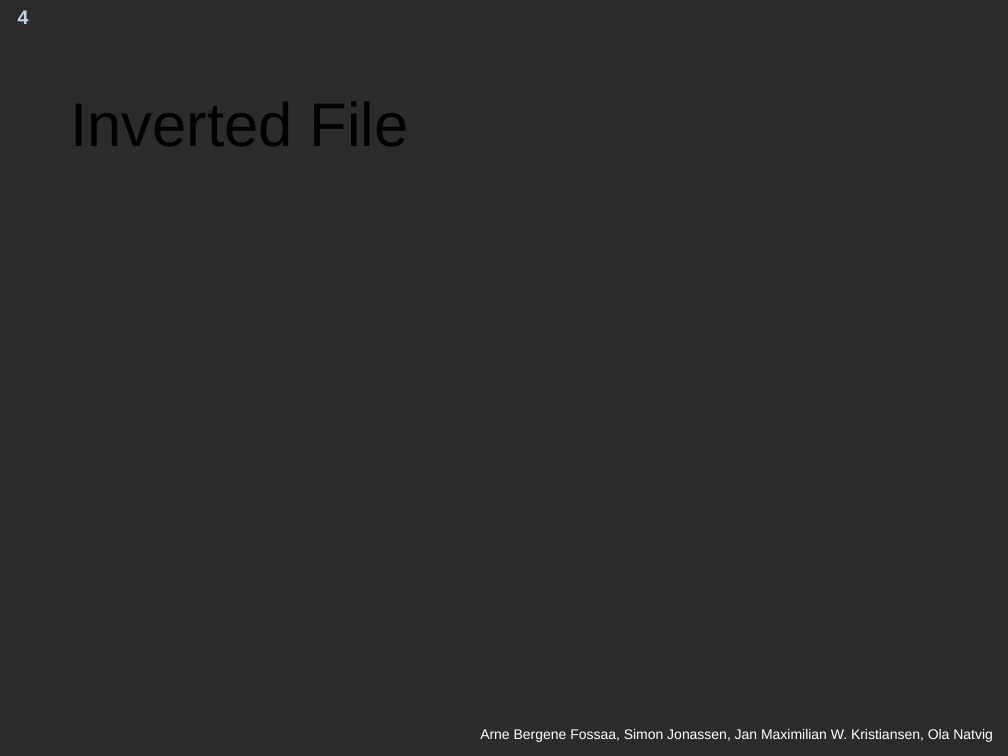
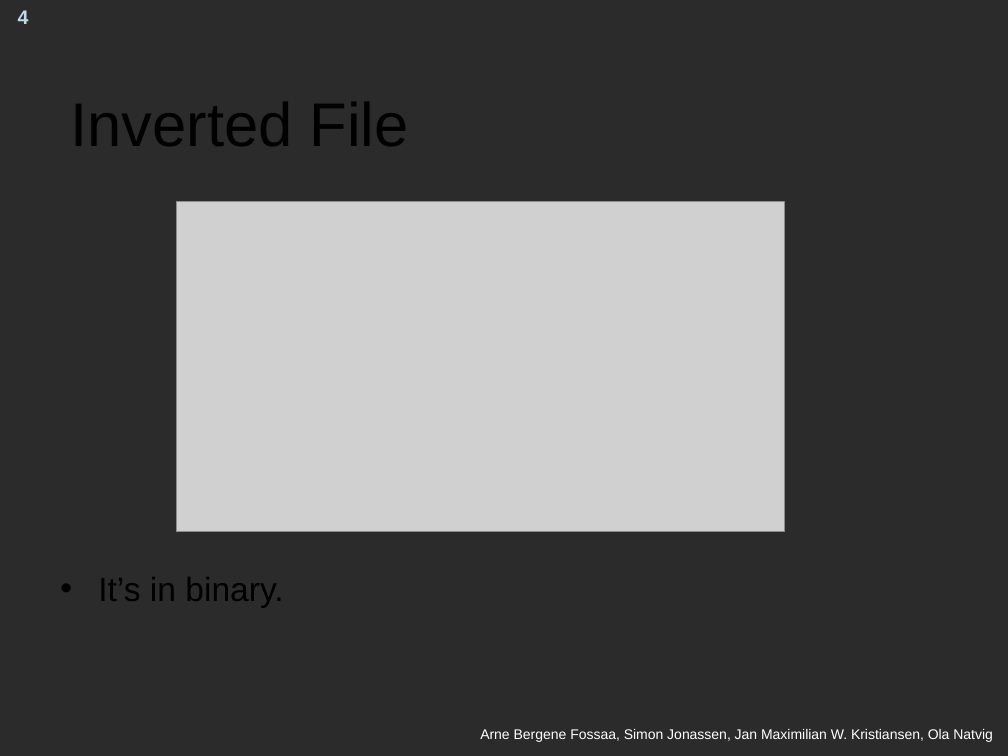
Before and after one commit to s-j/solbrille, a slide deck: slide 4 of presentation.ppt. Drawn at 1008x756 pixels with LibreOffice and Linux fonts; fonts in the diff are those of the drawing; grey boxes stand for pictures; background and template pictures are left out; a plain dark background stands for a picture behind light text. Boxes give left, top, right and bottom in pixels: in the first picture for what was removed or moved away, otherwise in the second. Text is boxed around its words. In the diff, an @@ line names an element or a change of style, - is before the commit and + after.

Commit message:
added Ola slides

```diff
--- a/presentation.ppt
+++ b/presentation.ppt
@@ picture added at <box>176,202,784,532</box> @@
@@ text added at <box>98,577,283,608</box>, 24 pt, text #000000 @@
+• It’s in binary.
```
Also in this commit, not shown: 2 other slides changed, 1 slide added, 1 other file.
